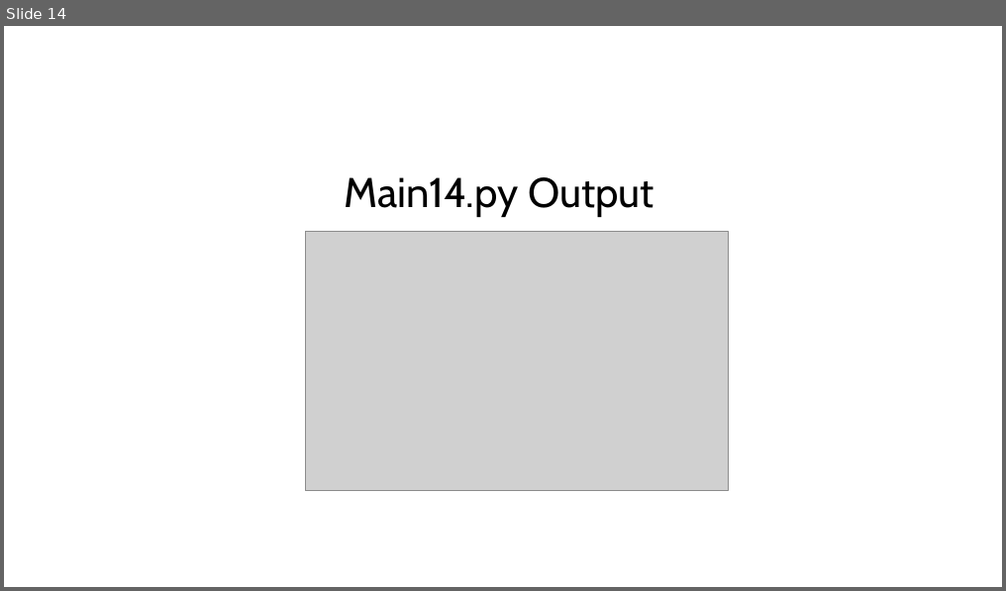
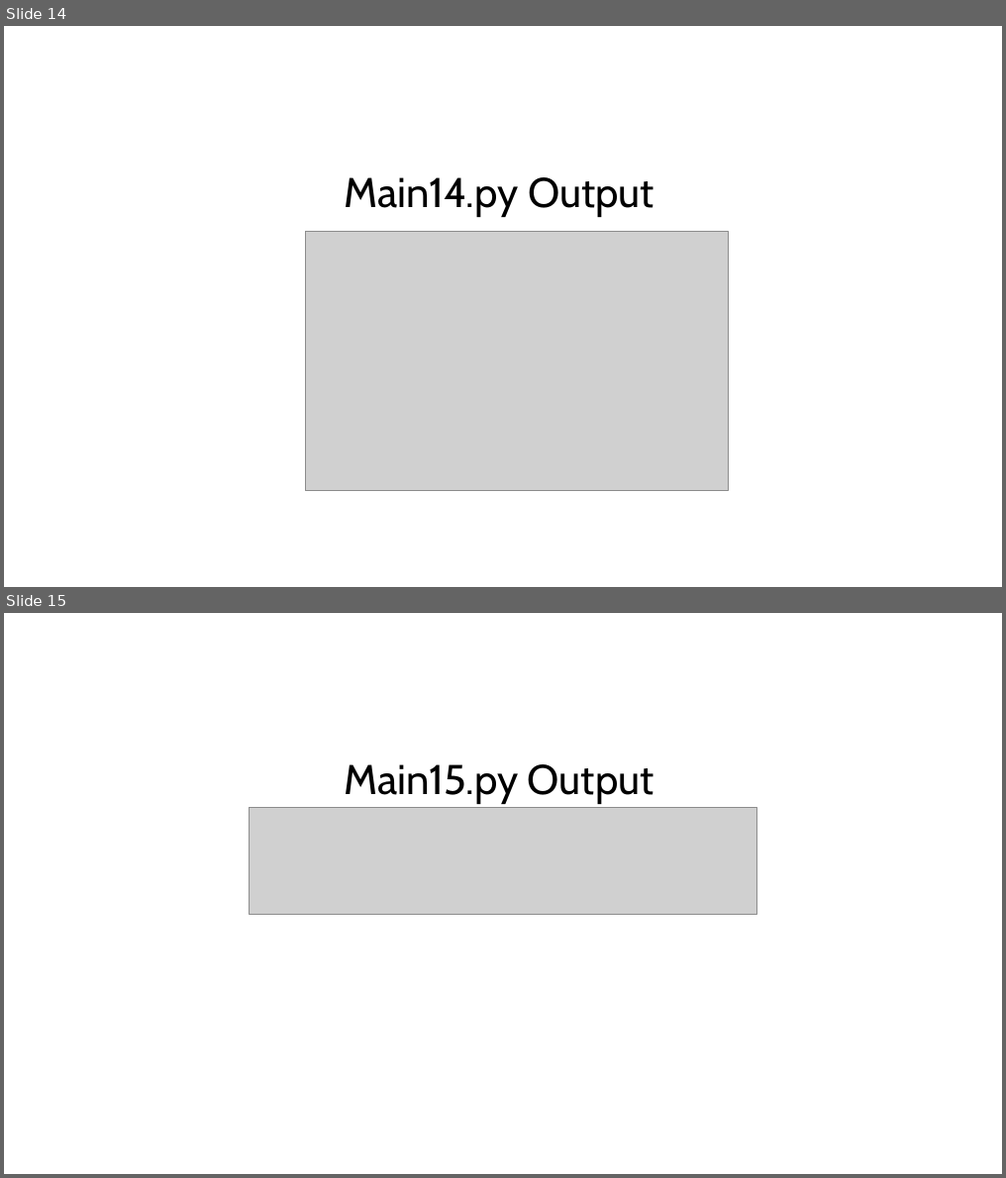
Before and after one commit to HarryMax1710/todo_app, a slide deck: Main.python Outputs.pptx. Shown one above the other, each under a label of ours: slide 14 before the commit, slides 14 and 15 after it. The pictures are 1006x591 and 1006x1178 pixels, drawn with LibreOffice and Linux fonts; fonts in the diff are those of the drawing; grey boxes stand for pictures. Boxes give left, top, right and bottom in pixels: in the first picture for what was removed or moved away, otherwise in the second. Text is boxed around its words. In the diff, an @@ line names an element or a change of style, - is before the commit and + after.

Commit message:
ppt

```diff
--- a/Main.python Outputs.pptx
+++ b/Main.python Outputs.pptx
@@ slide 15 added at bbox=[4, 613, 1002, 1174], background #FFFFFF @@
@@ text added at bbox=[345, 764, 654, 804], 40 pt, text #000000 @@
+Main15.py Output
@@ picture added at bbox=[250, 808, 757, 915] @@
```
